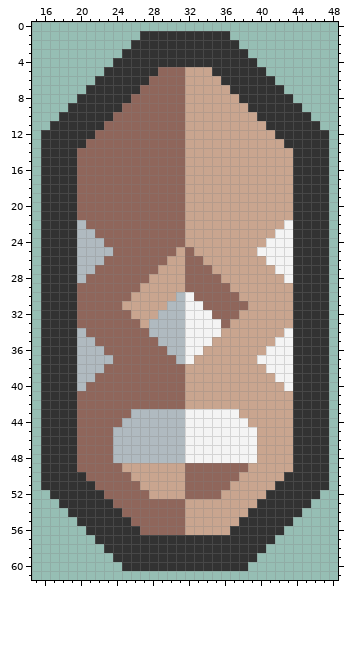
Pixel-art sprite -- sprites/units/corvettduo/corvettduo.png. This is how it looked before the edit.
The file is 64x64 pixels. Shown: x 15..48, y 0..61.
New version:
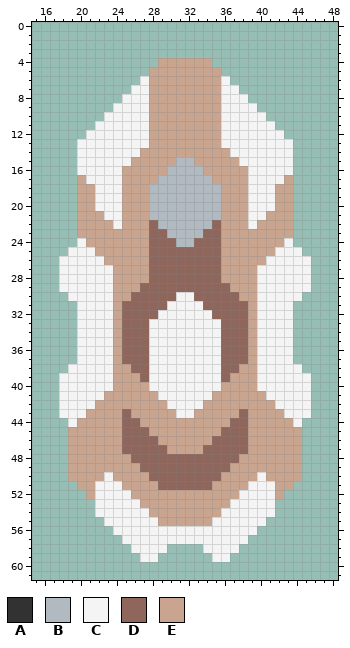
Palette (. is transparent): A #323232  B #b0bac0  C #f4f4f4  D #8f665b  E #c9a58f
Diff:
Changed rows in their new state; - is an unchanged pixel.
first column x 16:
 1 -----------..........-----------
 2 ----------............----------
 3 ---------..............---------
 4 --------.....EEEEEE.....--------
 5 -------.....EEEE---E.....-------
 6 ------.....CEEEE----C.....------
 7 -----.....CCEEEE----CC.....-----
 8 ----.....CCCEEEE----CCC.....----
 9 ---.....CCCCEEEE----CCCC.....---
10 --.....CCCCCEEEE----CCCCC.....--
11 -.....CCCCCCEEEE----CCCCCC.....-
12 .....CCCCCCCEEEE----CCCCCCC.....
13 ....CCCCCCCCEEEE----CCCCCCCC....
14 ....CCCCCCCEEEEE-----CCCCCCC....
15 ....CCCCCCEEEEEBB-----CCCCCC....
16 ....CCCCCEEEEEBBBB-----CCCCC....
17 ....ECCCCEEEEBBBBBB----CCCC-....
18 ....EECCCEEEBBBBBBBB---CCC--....
19 ....EECCCEEEBBBBBBBB---CCC--....
20 ....EECCCEEEBBBBBBBB---CCC--....
21 ....EEECCEEEBBBBBBBB---CC---....
22 ....EEEECEEE-BBBBBBD---C---E....
23 ....EEEEEEEE--BBBBDD------EE....
24 ....CEEEEEEE---BBDDD-----EE-....
25 ...CCCEEEEEE---D-DDD----EE--C...
26 ..CCCCCEEEEE--DD--DD--------CC..
27 ..CCCCCCEEEE-DDD---D----CC--CC..
28 ..CCCCCCEEEEDDDD--------CCC-CC..
29 ..CCCCCCEEEDDDDD--------CCCCCC..
30 ...CCCCCEEDDDDDC--------CCCCC...
31 ....CCCCEDDDDDCC--------CCCC....
32 ....CCCCE-DDDCCC------D-CCCC....
33 ....CCCCE--DCCCC-----DD-CCCC....
34 ....CCCCE---CCCC----DDD-CCC-....
35 ....CCCCE---CCCC---CDDD-CC--....
36 ....CCCCE---CCCC--CCDDD-C---....
37 ....CCCCE---CCCC-CCCDDD-----....
38 ...CCCCCEE--CCCCCCCCDD--C---C...
39 ..CCCCCCEEE-CCCCCCCCD---CC--CC..
40 ..CCCCCCEEEECCCCCCCC----CCC-CC..
41 ..CCCCCEEEEEECCCCCC------CCCCC..
42 ..CCCCEEEEEEEECCCC--------CCCC..
43 ..CCCEEEE-EEEEEC-EEEEED----CCC..
44 ...CEEEEEDDEEEEEEEEEEDD-----C...
45 ...EEEEEEDDDEEEEEEEEDDDE----E...
46 ...EEEEEEDDDDEEEEEEDDDDE----E...
47 ...EEEEEEDDDDDEEEEDDDDDE----E...
48 ...EEEEEEEDDDDDDDDDDDDEE----E...
49 ...EEEEEE--DDDDD-----EE-----E...
50 ...EEEECEE--DDDD----EE--C--EE...
51 ....EECCCEE--DDD---EE--CCCEE....
52 -....ECCCCEE----EEEE--CCCCE....-
53 --....CCCCCEEEEE-----CCCCC....--
54 ---...CCCCCCEEEE----CCCCCC...---
55 ----...CCCCCCEEE---CCCCCC...----
56 -----...CCCCCCCCCCCCCCCC...-----
57 ------...CCCCCCCCCCCCCC...------
58 -------...CCCC....CCCC...-------
59 --------...CC......CC...--------
60 ---------..............---------
Where, in picture pixels (left, top, right, bottom), the same in both pictures:
changed: (41, 31, 329, 571)
